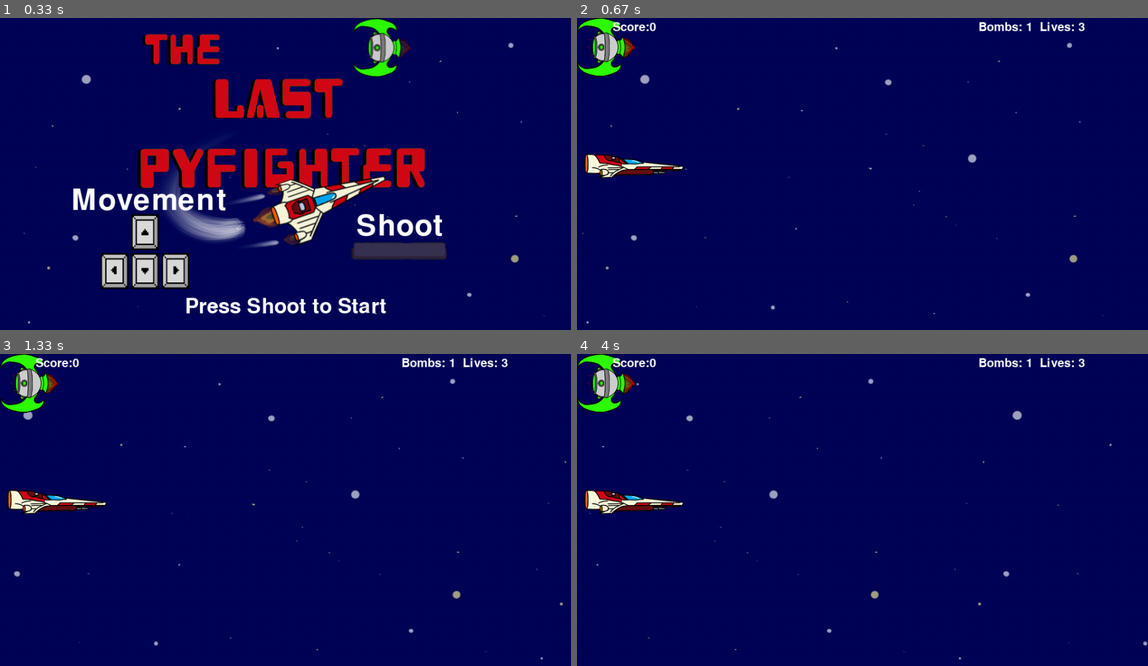
Above: before the commit, frames 1-4 (two rows, left to right).
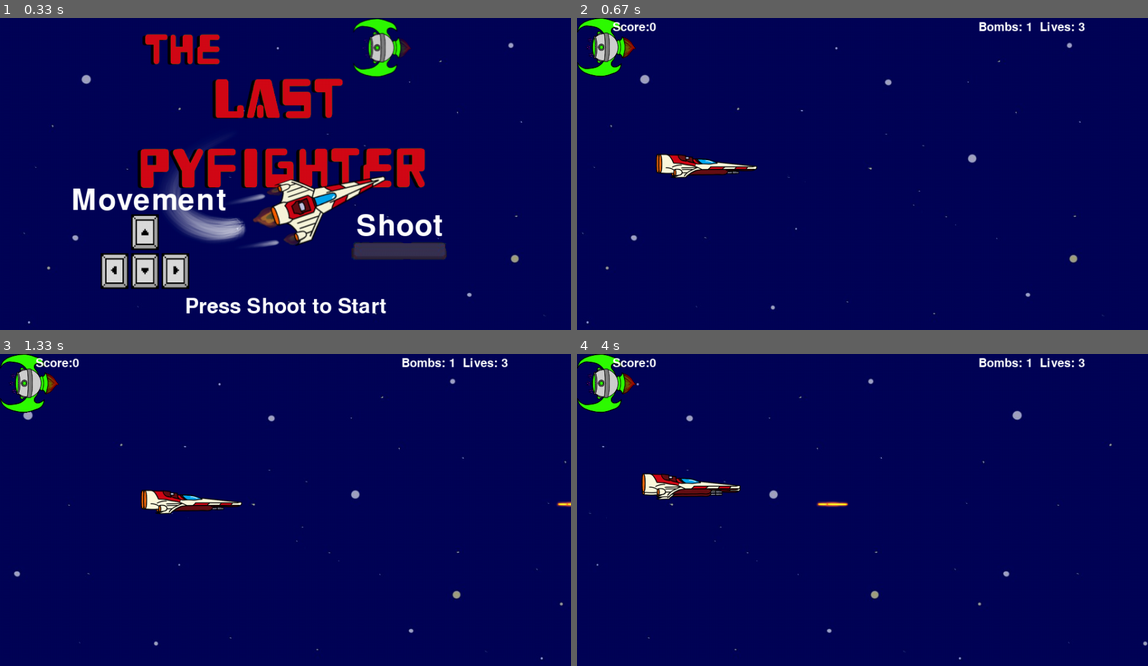
Above: after the commit, the same moments.

Repository: Demi-hero/UoN_Game_Project
Game: pygame game, started from Main.py
The game is run twice, just before and just after one commit, with the same random seed, the same clock (stepped at 60 frames per second) and the same inputs.
Inputs:
- Up to frame 1 (0.33 s): no input
- Up to frame 2 (0.67 s): hold Space from 0.33 s (still down); hold Right from 0.33 s (still down)
- Up to frame 3 (1.33 s): release Space at 0.8 s; release Right at 0.8 s; tap Space at 0.88 s; hold Right from 1.22 s (still down)
- Up to frame 4 (4 s): release Right at 1.68 s; hold Up 1.77-2.07 s; hold Right 2.1-2.57 s; hold Left 2.6-3.13 s; hold Down 3.17-3.47 s; hold Left 3.5-3.9 s; tap Space at 3.57, 3.87 s; hold Up from 3.93 s (still down)

Frame 1 is identical in both runs. In frame 2, 1.6% of the frame differs, in the area x 1-32%, y 43-52%; in frame 3, 1.8%; in frame 4, 1.9%, in the area x 1-48%, y 38-52%.

Commit message:
Player changes
Have removed the draw function from player and bullet

Changed how we handle the bullet interaction so now we create a new bullet whenever you press fire as opposed to a singular bullet in a list.

Cleaned up a load of the old commented out code that was confusing matters.

Diff:
--- a/Main.py
+++ b/Main.py
@@ -15,6 +15,7 @@
         self.white = (255,255,255)
         self.clock = pyg.time.Clock()
         self.framerate = 100
+        self.bullets = pyg.sprite.Group()
 
     def execute(self):
         pyg.init()
@@ -25,9 +26,10 @@
         Bullet1 = gd.Bullet()
         Alien1 = gd.Alien()
         AlienSmart = gd.AlienSmart()
-#        AlBullet = gd.AlBullet()
+        # AlBullet = gd.AlBullet()
         power_up = gd.PowerUp(self)
         Tokens = [Player1, Bullet1, Alien1, AlienSmart]
+
 
         while self.startup:
             self.on_startup(Board, Files)
@@ -37,7 +39,7 @@
             # taking the player input, passing to event handler
             for event in pyg.event.get():
                 self.on_event(event, Board, Tokens, Files)
-            self.player_movement(Player1)
+            self.player_movement(gd.player)
 
             # updating the object states, and drawing to screen (see gamedata)
             if not self.paused:
@@ -45,15 +47,7 @@
                 gd.all_sprites.draw(Board.screen)
                 Board.update()
                 gd.all_sprites.update()
-                # Player1.draw()
-                # power_up.spawn(Player1)
-                # Bullet1.draw()
-                # Alien1.draw()
-                # AlienSmart.draw()
-#                AlBullet.draw()
 
-
-                # Bullet1.update()
                 # passes main (self) to alien update and detect_collision to update score and lives
 #                Alien1.update(AlBullet, self)
 #                AlienSmart.update(Player1, AlBullet, self)
@@ -68,7 +62,7 @@
 
 
                 # check to see if a bullet hit a mob
-                hits = pyg.sprite.groupcollide(gd.aliens, gd.bullets, True, True)
+                hits = pyg.sprite.groupcollide(gd.aliens, self.bullets, True, True)
                 for hit in hits:
                     self.score += 50 - hit.radius
 #        random.choice(expl_sounds).play()
--- a/eventhandler.py
+++ b/eventhandler.py
@@ -52,8 +52,11 @@
             if self.startup:
                 self.startup = False
             else:
-                gun_pos = Tokens[0].get_gun_location()
-                Tokens[1].fire(gun_pos)
+                bullet = gamedata.Bullet()
+                bullet.rect.x = gamedata.player.rect.x + gamedata.player.ln//2
+                bullet.rect.y = gamedata.player.rect.y + gamedata.player.ht//2
+                gamedata.all_sprites.add(bullet)
+                self.bullets.add(bullet)
         # p opens the pause screen, and q quits if on the pause screen
         elif event.key == pyg.K_p:
             self.on_pause()
--- a/gamedata.py
+++ b/gamedata.py
@@ -11,10 +11,6 @@
 BORDER = 10
 
 #added
-def new_alien():
-    alien = Alien()
-    all_sprites.add(alien)
-    aliens.add(alien)
 
 
 class FileStore(pyg.sprite.Sprite):
@@ -120,10 +116,10 @@
         self.radius = 20
 
         # initialises starting position on the board.
-        self.rect.x = BORDER
-        self.rect.y = HEIGHT//2 - self.ht
+        self.x_new = self.rect.x = BORDER
+        self.y_new = self.rect.y = HEIGHT//2 - self.ht
         self.speed = 4
-#        self.hitbox = pyg.Rect(self.x, self.y, self.ln, self.ht)
+        # self.hitbox = pyg.Rect(self.x, self.y, self.ln, self.ht)
 
         # animation loop - as it increments up, different images of the sprite are drawn, resulting in animation
         self.animation_loop = 0
@@ -132,16 +128,6 @@
         self.x_vel = 0
         self.altering_name = False
         self.player_name = ''
-
-    def get_gun_location(self):
-        # returns the gun position to the event handler, who passes it to bullet fire method
-        x_gun = self.rect.x + self.ln//2
-        y_gun = self.rect.y + self.ht//2
-        return [x_gun, y_gun]
-
-    def get_hitbox(self):
-        return self.hitbox
-
 
 #    def on_hit(self, Tokens, Main):
         # when player is hit, re-initialises the objects to clear the screen
@@ -160,28 +146,15 @@
             velocity = self.speed
         # this step is here for animation purposes - it flags whether to animate thrusters
         self.x_vel = x_dir
-        x_new = self.rect.x + (x_dir * velocity)
-        y_new = self.rect.y + (y_dir * velocity)
-        print(f"x:{x_new}, y:{y_new}")
+        self.x_new = self.rect.x + (x_dir * velocity)
+        self.y_new = self.rect.y + (y_dir * velocity)
         # checks if the new positions are in the play area, and updates if they are
-        if (x_new > BORDER) and (x_new < (WIDTH//2)):
-            self.rect.x = x_new
-        if (y_new > BORDER) and (y_new < HEIGHT-BORDER-self.ht):
-            self.rect.y = y_new
-
-    def draw(self):
-        # moves hitbox to current position and draws self on screen
-        self.hitbox = pyg.Rect(self.x, self.y, self.ln, self.ht)
-        # if player moving backwards, draws ship without thrusters
-        if self.x_vel < 0:
-            Background.screen.blit(self.sprite, (self.x, self.y))
-        # otherwise draws animated ship, and increments through animation loop
-        else:
-            Background.screen.blit(self.animated_sprite[self.animation_loop//3], (self.x+self.animation_offset_x, self.y))
-            self.animation_loop += 1
-            # reseting animation loop as only has three images to cycle through
-            if self.animation_loop >= 9:
-                self.animation_loop = 0
+
+    def update(self):
+        if (self.x_new > BORDER) and (self.x_new < (WIDTH//2)):
+            self.rect.x = self.x_new
+        if (self.y_new > BORDER) and (self.y_new < HEIGHT-BORDER-self.ht):
+            self.rect.y = self.y_new
 
     def update_name(self,new_letter="", delete=0):
         if not delete:
@@ -189,6 +162,7 @@
         else:
             self.player_name = self.player_name[:-1]
 
+
 class Bullet(pyg.sprite.Sprite):
     # loading the bullet sprite and getting it's dimensions
     sprite = pyg.Surface.convert_alpha(pyg.image.load(os.path.join("images", "bullet.png")))
@@ -198,47 +172,27 @@
     def __init__(self):
         pyg.sprite.Sprite.__init__(self)
         self.image = self.sprite
+        self.rect = self.image.get_rect()
         # bullet velocity
         self.vx = 15
-        # a list of lists - each entry is the [x,y] co-ordinates of a 'live' bullet
-        self.alive_bullets = []
-        self.rect = self.image.get_rect()
-        self.rect.bottom = self.ht
-        self.rect.centerx = self.ln
-
-    def get_alive_bullets(self):
-        return self.alive_bullets
-
-
-
-#    def get_size(self):
-        # returns its dimensions so the alien detect_collisions method can create hitboxes
-#        return [self.ln, self.ht]
-
-    def fire(self, gun_pos):
-        # method called by event handler when space bar pressed - adds a 'live' bullet to the list at curren gun position
-        self.alive_bullets += [gun_pos]
+
+    def update(self):
+        self.rect.x += self.vx
 
 #    def on_hit(self, hit_bullet):
         # when a collision occurs, removes the relevant bullet from the alive_bullets list
 #        self.alive_bullets.remove(hit_bullet)
-    def update(self):
-        self.rect.x += self.vx
+    # def update(self):
+      #  self.rect.x += self.vx
         # kill if it moves off the top of the screen
-        if self.rect.bottom < 0:
-            self.kill()
-
-#    def update(self):
-        # iterates through the alive bullets list, updating positions based on velocity, and draws to screen
-#        for bullet in self.alive_bullets:
-#            bullet[0] += self.vx
-#            if (bullet[0] > WIDTH) or (bullet[0] < 0):
-                # removes bullets as they leave the screen
-#                self.alive_bullets.remove(bullet)
-
-    def draw(self):
-        for bullet in self.alive_bullets:
-            Background.screen.blit(self.sprite, (bullet[0], bullet[1]))
+        # if self.rect.bottom < 0:
+         #   self.kill()
+
+
+def new_alien():
+    alien = Alien()
+    all_sprites.add(alien)
+    aliens.add(alien)
 
 
 class Alien(pyg.sprite.Sprite):
@@ -312,12 +266,12 @@
 #            if randint(1,self.fire_rate) == 1:
 #                AlBullet.fire([alien[0], alien[1]+self.ht//2])
 
-    def draw(self):
-        for alien in self.alive_aliens:
-            if alien[2] == 1:
-                Background.screen.blit(self.sprite, (alien[0], alien[1]))
-            else:
-                Background.screen.blit(self.sprite2, (alien[0], alien[1]))
+   # def draw(self):
+    #    for alien in self.alive_aliens:
+     #       if alien[2] == 1:
+      #          Background.screen.blit(self.sprite, (alien[0], alien[1]))
+       #     else:
+        #        Background.screen.blit(self.sprite2, (alien[0], alien[1]))
 """
     def detect_collisions(self, Tokens, Main):
         player_hitbox = Tokens[0].get_hitbox()
@@ -436,7 +390,7 @@
 """
 all_sprites = pyg.sprite.Group()
 aliens = pyg.sprite.Group()
-bullets = pyg.sprite.Group()
+# bullets = pyg.sprite.Group()
 player = Player()
 all_sprites.add(player)
 for i in range(8):
